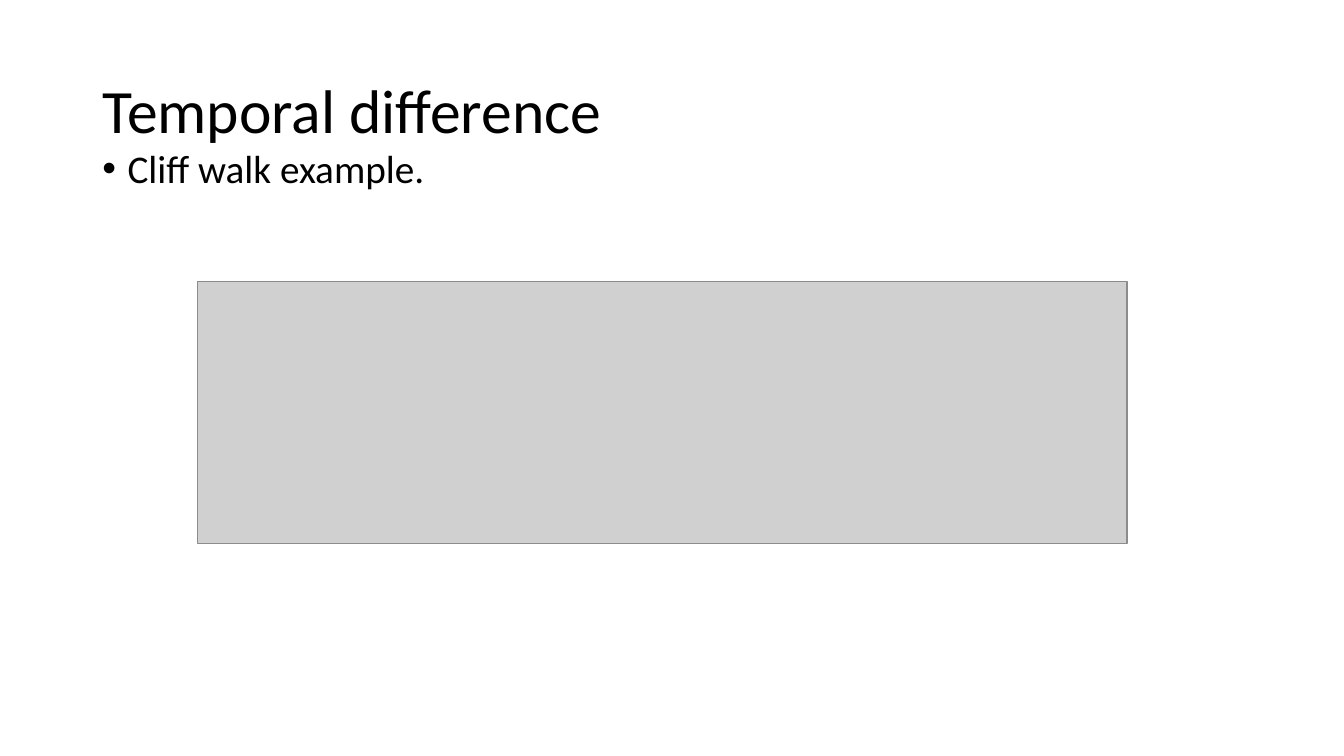
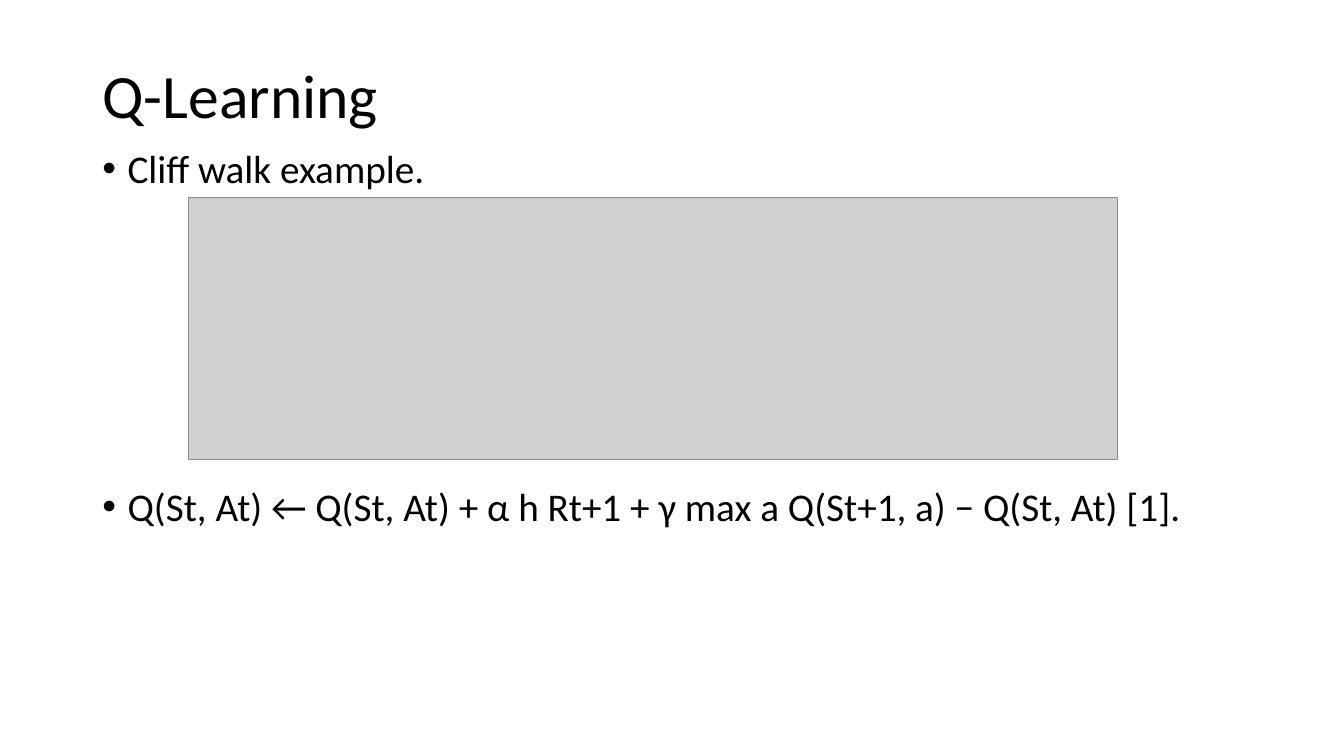
Before and after one commit to eoghan96/Reinforcement-Learning-with-Games, a slide deck: slide 8 of Documents/Presentation Slides.pptm (slide 7 before the commit). Drawn at 1344x756 pixels with LibreOffice and Linux fonts; fonts in the diff are those of the drawing; grey boxes stand for pictures. Boxes give left, top, right and bottom in pixels: in the first picture for what was removed or moved away, otherwise in the second. Text is boxed around its words. In the diff, an @@ line names an element or a change of style, - is before the commit and + after.

```diff
--- a/Documents/Presentation Slides.pptm
+++ b/Documents/Presentation Slides.pptm
@@ title at box(102, 75, 377, 129): text changed @@
-Temporal difference
+Q-Learning
@@ picture: place and size @@
-picture at box(198, 282, 1127, 543)
+picture at box(189, 198, 1118, 459)
@@ text at box(128, 492, 1180, 528): paragraph added @@
+• Q(St, At) ← Q(St, At) + α h Rt+1 + γ max a Q(St+1, a) − Q(St, At) [1].
```
Also in this commit, not shown: 5 other slides changed, 1 slide added.
